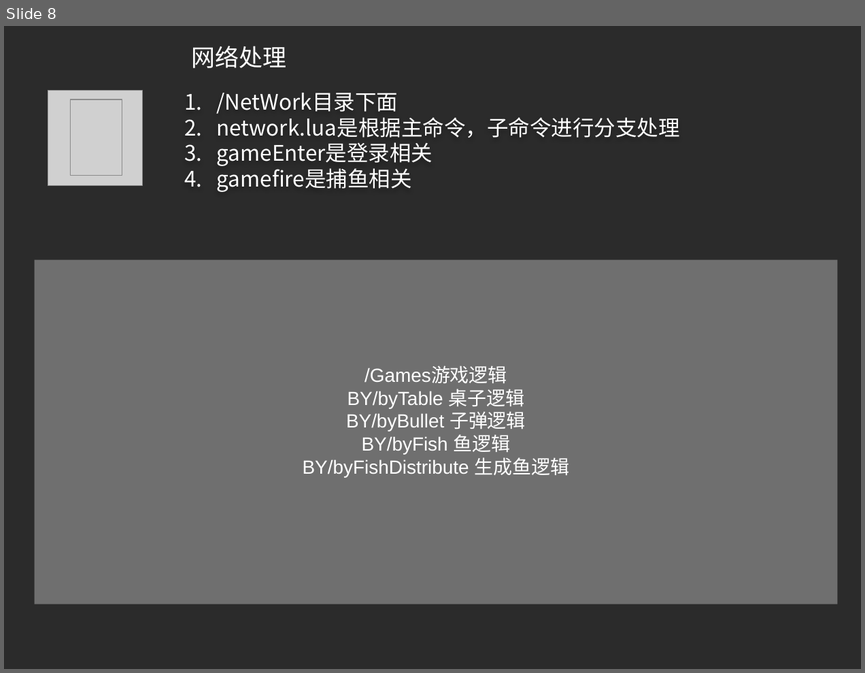
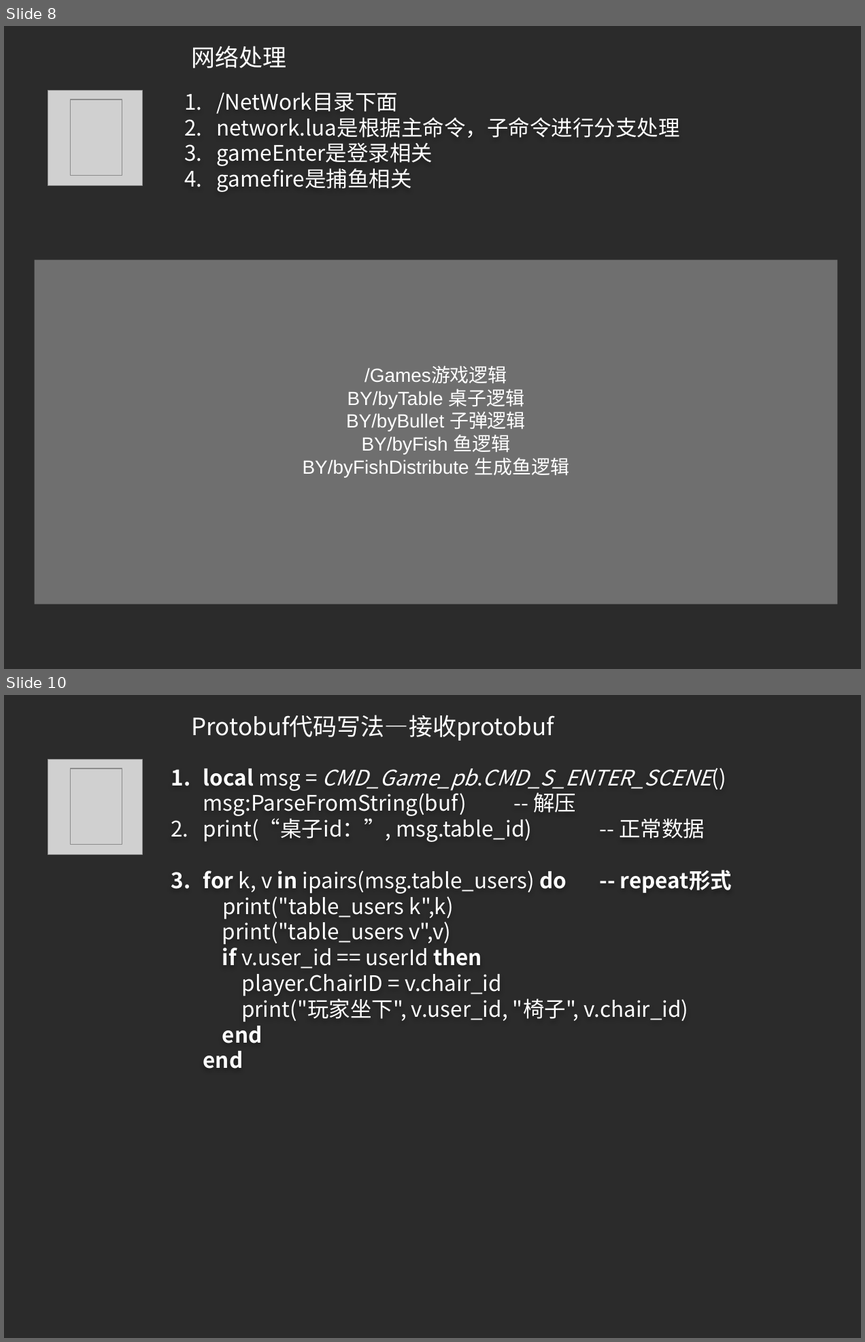
Before and after one commit to zgame/GoLangCode, a slide deck: ServerGameBYLua2/说明文档/服务器架构设计.pptx. Shown one above the other, each under a label of ours: slide 8 before the commit, slides 8 and 10 after it; the slides between them are not shown. The pictures are 865x673 and 865x1342 pixels, drawn with LibreOffice and Linux fonts; fonts in the diff are those of the drawing; grey boxes stand for pictures; background and template pictures are left out; a plain dark background stands for a picture behind light text. Boxes give left, top, right and bottom in pixels: in the first picture for what was removed or moved away, otherwise in the second. Text is boxed around its words. In the diff, an @@ line names an element or a change of style, - is before the commit and + after.

```diff
--- a/ServerGameBYLua2/说明文档/服务器架构设计.pptx
+++ b/ServerGameBYLua2/说明文档/服务器架构设计.pptx
@@ slide 10 added at box(4, 695, 861, 1338), background picture (left out) @@
@@ title added at box(191, 715, 554, 741), 20 pt, text #FFFFFF @@
+Protobuf代码写法—接收protobuf
@@ picture added at box(48, 759, 142, 854) @@
@@ picture added at box(70, 768, 122, 845) @@
@@ text added at box(203, 768, 732, 1068), 18 pt, text #FFFFFF @@
+1. local msg = CMD_Game_pb.CMD_S_ENTER_SCENE()
+   msg:ParseFromString(buf) -- 解压
+2. print(“桌子id：”, msg.table_id) -- 正常数据
+3. for k, v in ipairs(msg.table_users) do -- repeat形式
+   print("table_users k",k)
+   print("table_users v",v)
+   if v.user_id == userId then
+   player.ChairID = v.chair_id
+   print("玩家坐下", v.user_id, "椅子", v.chair_id)
+   end
+   end
```
Also in this commit, not shown: 1 other slide added, 4 other files.
